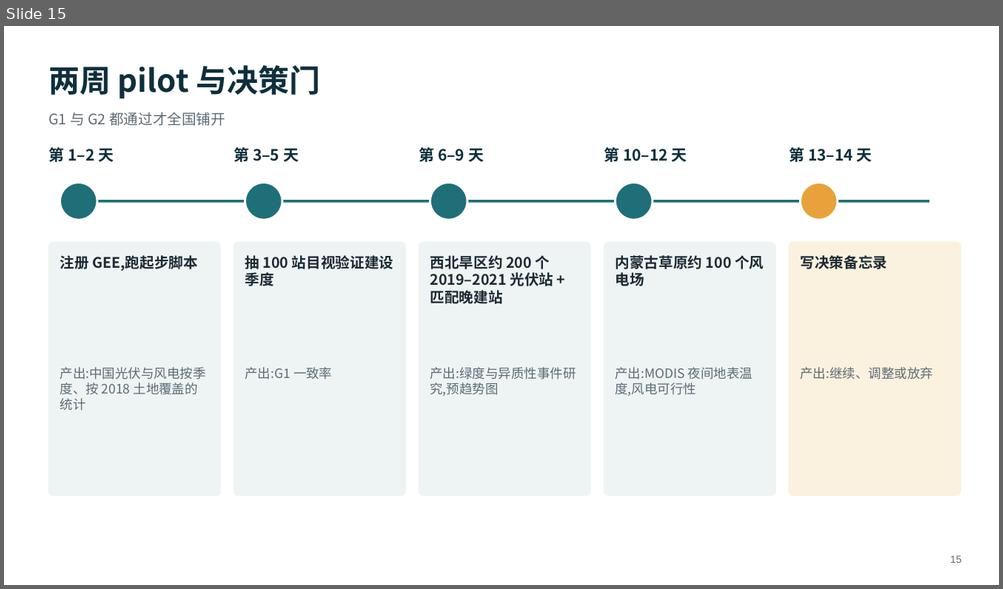
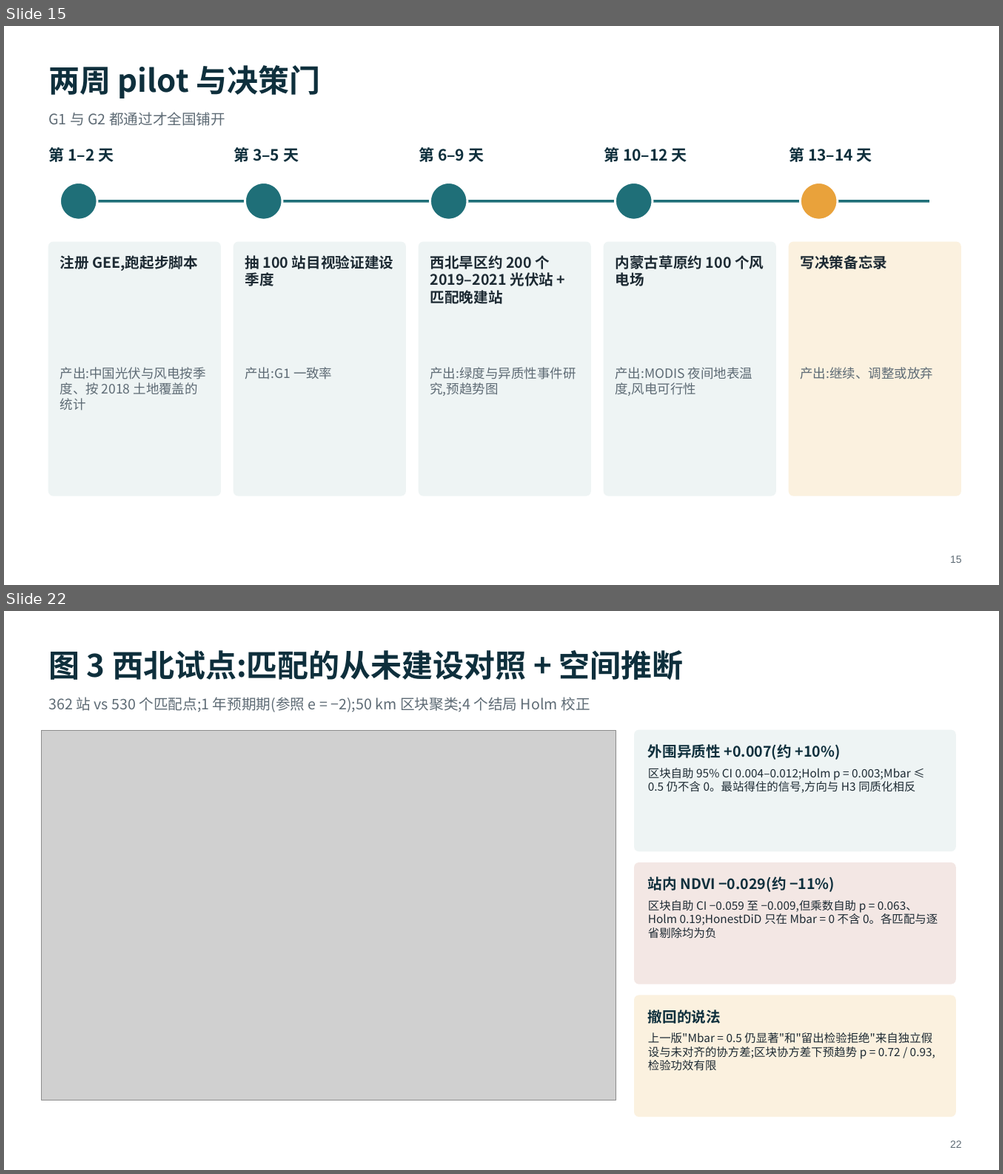
Before and after one commit to dingchenchen6/renewables-biodiversity-rs, a slide deck: RS_Renewables_Biodiversity_Workflow.pptx. Shown one above the other, each under a label of ours: slide 15 before the commit, slides 15 and 22 after it; the slides between them are not shown. The pictures are 1003x589 and 1003x1174 pixels, drawn with LibreOffice and Linux fonts; fonts in the diff are those of the drawing; grey boxes stand for pictures. Boxes give left, top, right and bottom in pixels: in the first picture for what was removed or moved away, otherwise in the second. Text is boxed around its words. In the diff, an @@ line names an element or a change of style, - is before the commit and + after.

Commit message:
docs: v0.4 page and deck with audit table and corrected statistics
Adds the audit section, embeds Figures 1-5, corrects forest-turbine estimate,
pilot inference (Holm, HonestDiD), exposure CIs and null model, bird WCB results,
occupancy subsample sensitivity, and the study-site denominator (7,109).

```diff
--- a/RS_Renewables_Biodiversity_Workflow.pptx
+++ b/RS_Renewables_Biodiversity_Workflow.pptx
@@ slide 22 added at (4,611,999,1170), background #FFFFFF @@
@@ text added at (48,650,683,680), 30 pt, text #0E2F3C, bold @@
+图 3 西北试点:匹配的从未建设对照 + 空间推断
@@ text added at (48,697,589,712), 14 pt, text #5E6B75 @@
+362 站 vs 530 个匹配点;1 年预期期(参照 e = −2);50 km 区块聚类;4 个结局 Holm 校正
@@ picture added at (41,730,616,1100) @@
@@ rounded rectangle added at (634,730,956,851), fill #EEF4F4, outline #EEF4F4 1 pt @@
@@ text added at (648,744,840,760), 14 pt, text #0E2F3C, bold @@
+外围异质性 +0.007(约 +10%)
@@ text added at (648,768,915,793), 11 pt, text #1D2A33 @@
+区块自助 95% CI 0.004–0.012;Holm p = 0.003;Mbar ≤ 0.5 仍不含 0。最站得住的信号,方向与 H3 同质化相反
@@ rounded rectangle added at (634,863,956,984), fill #F3E7E4, outline #F3E7E4 1 pt @@
@@ text added at (648,877,834,892), 14 pt, text #0E2F3C, bold @@
+站内 NDVI −0.029(约 −11%)
@@ text added at (648,900,937,939), 11 pt, text #1D2A33 @@
+区块自助 CI −0.059 至 −0.009,但乘数自助 p = 0.063、Holm 0.19;HonestDiD 只在 Mbar = 0 不含 0。各匹配与逐省剔除均为负
@@ rounded rectangle added at (634,996,956,1117), fill #FBF1DF, outline #FBF1DF 1 pt @@
@@ text added at (648,1010,720,1024), 14 pt, text #0E2F3C, bold @@
+撤回的说法
@@ text added at (648,1033,935,1071), 11 pt, text #1D2A33 @@
+上一版"Mbar = 0.5 仍显著"和"留出检验拒绝"来自独立假设与未对齐的协方差;区块协方差下预趋势 p = 0.72 / 0.93,检验功效有限
@@ text added at (950,1141,962,1148), 10 pt, text #5E6B75 @@
+22
```
Also in this commit, not shown: 10 slides changed, 2 other slides added, 1 slide removed, 4 other files.
